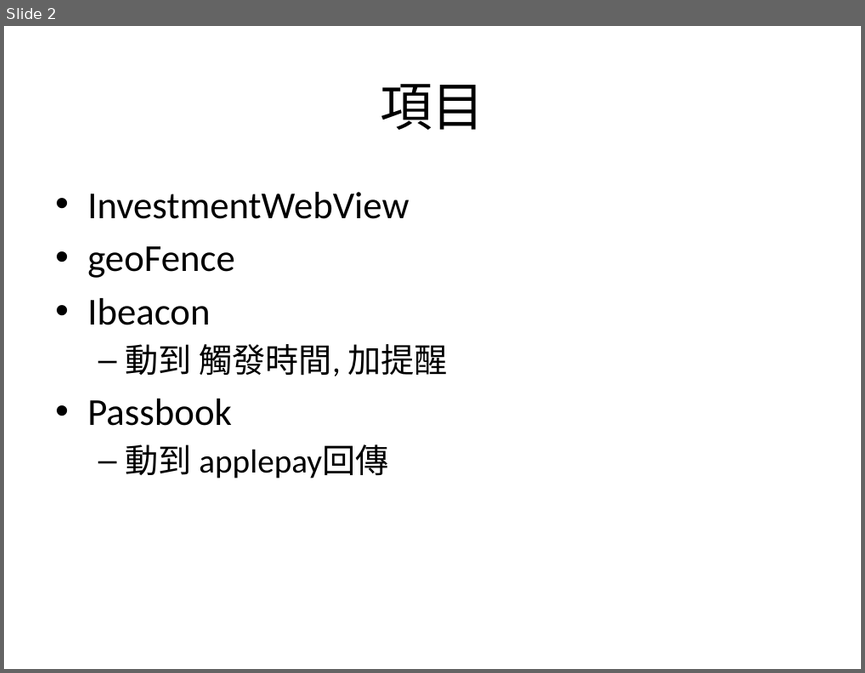
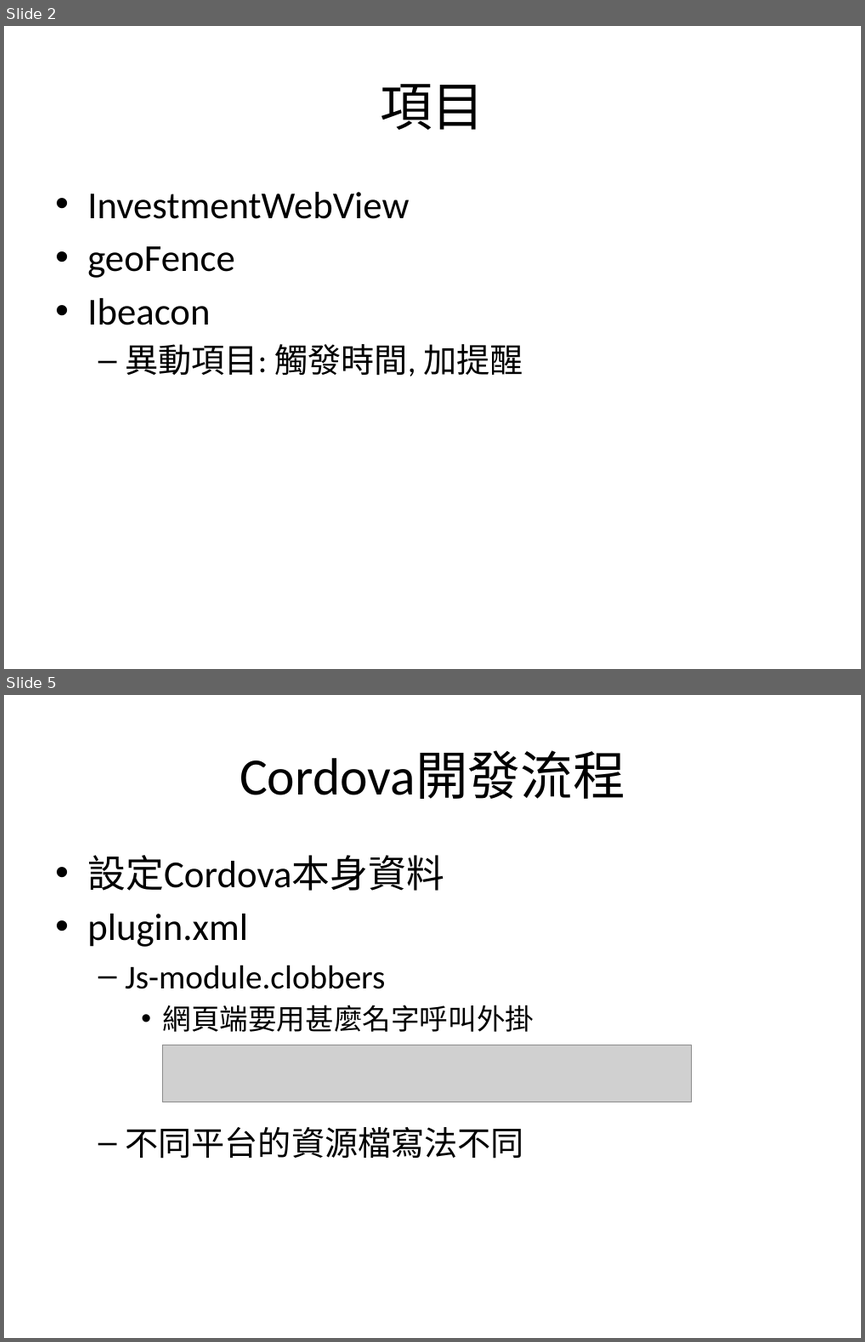
Before and after one commit to kodakjerec/myWebView, a slide deck: sequence/SCMobile負責項目.pptx. Shown one above the other, each under a label of ours: slide 2 before the commit, slides 2 and 5 after it; the slides between them are not shown. The pictures are 865x673 and 865x1342 pixels, drawn with LibreOffice and Linux fonts; fonts in the diff are those of the drawing; grey boxes stand for pictures. Boxes give left, top, right and bottom in pixels: in the first picture for what was removed or moved away, otherwise in the second. Text is boxed around its words. In the diff, an @@ line names an element or a change of style, - is before the commit and + after.

```diff
--- a/sequence/SCMobile負責項目.pptx
+++ b/sequence/SCMobile負責項目.pptx
@@ slide 5 added at (x1=4, y1=695, x2=861, y2=1338), background #FFFFFF @@
@@ title added at (x1=239, y1=751, x2=625, y2=799), 44 pt, text #000000 @@
+Cordova開發流程
@@ text added at (x1=87, y1=855, x2=534, y2=1158), 28 pt, text #000000 @@
+• 設定Cordova本身資料
+• plugin.xml
+  – Js-module.clobbers
+    • 網頁端要用甚麼名字呼叫外掛
+  – 不同平台的資源檔寫法不同
@@ picture added at (x1=162, y1=1044, x2=691, y2=1102) @@
@@ slide 2 changed as well @@
@@ text at (x1=125, y1=344, x2=522, y2=376): text changed @@
-  – 動到 觸發時間, 加提醒
-• Passbook
-  – 動到 applepay回傳
+  – 異動項目: 觸發時間, 加提醒
```
Also in this commit, not shown: 4 other slides changed, 15 other slides added, 1 slide removed, 11 other files.
